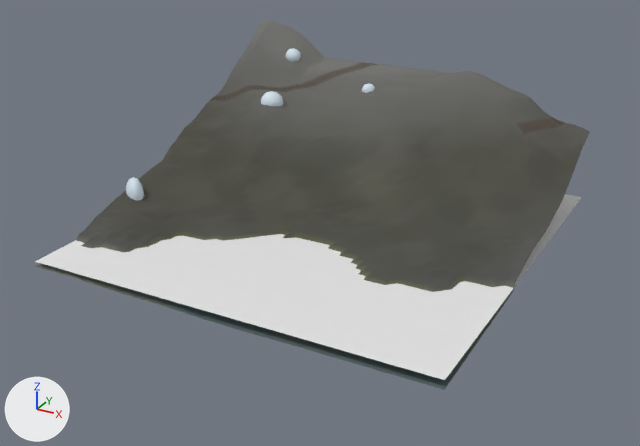
The glTF model eloria-assets/maps/continent-v2/whitepeak/client/chunks/12_13/world.glb as it was, and as the next commit left it.
Camera for both pictures: a camera (50 mm lens) standing at (321.4, -475.6, 86.1) and looking at (232.8, -314.3, 5.5). The axes (+X, +Y, +Z) are drawn at lower left. The lights are the same throughout. The older version comes first. Where no turn or scale is listed for an object, it has been applied to the vertices. Vertices at exactly the same position are counted once.

Objects in the first picture: 'AuthoredGround_whitepeakBase_whitepeak_12_13', 'Prop_serac_0039.001', 'Prop_serac_0076.003', 'Prop_serac_0076.005', 'Terrain_whitepeak_12_13', 'Water_whitepeak_12_13' and 1 more.
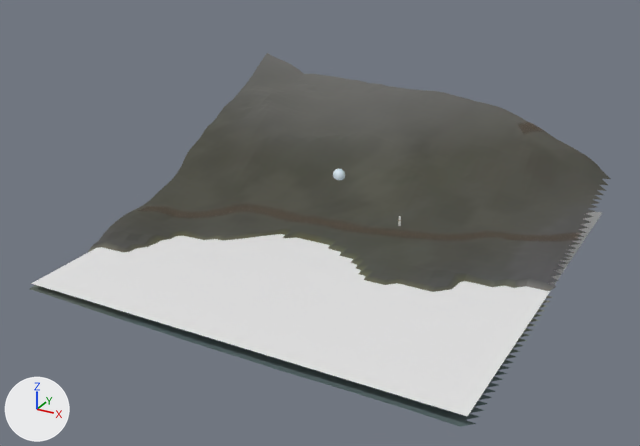
ob_prop_serac_0076 is not drawn itself; it is the parent of ob_prop_serac_0076_001.

Pixel boxes (x1, y1, x2, y2) of what changed, in the pictures (640 x 446 px; the box of a moved part takes in the faces that stretch with it):
'AuthoredGround_whitepeakBase_whitepeak_12_13', reshaped
    before: (36, 20, 590, 390)
    after: (30, 57, 610, 427)
'Water_whitepeak_12_13', mesh moved
    before: (35, 194, 582, 380)
    after: (31, 212, 602, 416)
'Terrain_whitepeak_12_13', reshaped
    before: (72, 141, 586, 386)
    after: (30, 53, 454, 425)
'Prop_serac_0076.001', moved
    before: (261, 91, 283, 106)
    after: (333, 168, 345, 180)
'Prop_serac_0039.001', deleted
    before: (126, 177, 144, 200)
'Prop_serac_0076.003', deleted
    before: (285, 48, 301, 61)
'Prop_serac_0076.005', deleted
    before: (362, 83, 375, 93)
part 3 of me_authoredground_whitepeakbase_whitepeak_12_13, moved or reshaped
    before: (36, 20, 590, 272)
    after: (30, 153, 610, 427)

Diff of the bpy script that builds the scene:
```diff
--- a/eloria-assets/maps/continent-v2/whitepeak/client/chunks/12_13/world.glb.py
+++ b/eloria-assets/maps/continent-v2/whitepeak/client/chunks/12_13/world.glb.py
@@ me_terrain_whitepeak_12_13 @@
-me_terrain_whitepeak_12_13.from_pydata(...)  # 2401 vertices, 4608 faces; spans x 1533.0..1629.0, y -5973.0..-5877.0, z -2.1..36.8
+me_terrain_whitepeak_12_13.from_pydata(...)  # 2401 vertices, 4608 faces; spans x 1539.0..1635.0, y -5981.0..-5885.0, z -2.4..29.3
+# me_terrain_whitepeak_12_13 part 1: 2401 of 2401 vertices moved; they spanned x 1533.0..1629.0, y -5973.0..-5877.0, z -2.1..36.8 and now span x 1539.0..1635.0, y -5981.0..-5885.0, z -2.4..29.3; mean shift (6.0, -8.0, -2.8)
 me_terrain_whitepeak_12_13.materials.append(mat_continental_ground)
@@ me_water_whitepeak_12_13 @@
-me_water_whitepeak_12_13.from_pydata(...)  # 4 vertices, 2 faces; spans x 1533.0..1629.0, y -5973.0..-5877.0, z 0.0
+me_water_whitepeak_12_13.from_pydata(...)  # 4 vertices, 2 faces; spans x 1540.0..1636.0, y -5981.0..-5885.0, z 0.0
+# me_water_whitepeak_12_13 part 2: the whole mesh is moved by (7.0, -8.0, 0.0)
 me_water_whitepeak_12_13.materials.append(mat_water_sea)
@@ me_authoredground_whitepeakbase_whitepeak_12_13 @@
-me_authoredground_whitepeakbase_whitepeak_12_13.from_pydata(...)  # 2401 vertices, 4608 faces; spans x 1533.0..1629.0, y -5973.0..-5877.0, z -2.1..36.8
+me_authoredground_whitepeakbase_whitepeak_12_13.from_pydata(...)  # 2448 vertices, 4608 faces; spans x 1539.0..1637.0, y -5981.0..-5885.0, z -2.4..28.5
+# me_authoredground_whitepeakbase_whitepeak_12_13 part 3: 332 vertices removed from x 1533.0..1629.0, y -5973.0..-5877.0, z -1.2..36.8; 379 vertices added at x 1539.0..1637.0, y -5981.0..-5885.0, z -2.4..13.7
 me_authoredground_whitepeakbase_whitepeak_12_13.materials.append(mat_authored_whitepeakbase)
@@ ob_prop_serac_0039_001 @@
-ob_prop_serac_0039_001 = bpy.data.objects.new('Prop_serac_0039.001', me_serac_4)
@@ ob_prop_serac_0076 @@
 ob_prop_serac_0076 = bpy.data.objects.new('Prop_serac_0076', None)
-ob_prop_serac_0076.parent = ob_authored_lf_biomes_outcrop_0007_0_b7598deeb9c9_whitepeak_0009
+ob_prop_serac_0076.parent = ob_authored_lf_biomes_outcrop_0007_0_b7598deeb9c9_whitepeak_0023
 ob_prop_serac_0076.location = (0.0, 0.0, 0.0)
@@ ob_prop_serac_0076_003 @@
-ob_prop_serac_0076_003 = bpy.data.objects.new('Prop_serac_0076.003', me_serac_2)
@@ ob_prop_serac_0076_005 @@
-ob_prop_serac_0076_005 = bpy.data.objects.new('Prop_serac_0076.005', me_serac_2)
@@ ob_authored_lf_biomes_outcrop_0007_0_b7598deeb9c9_whitepeak_0023 @@
+ob_authored_lf_biomes_outcrop_0007_0_b7598deeb9c9_whitepeak_0023 = bpy.data.objects.new('Authored_lf_biomes_outcrop_0007_0_b7598deeb9c9_whitepeak_0023', None)
+ob_authored_lf_biomes_outcrop_0007_0_b7598deeb9c9_whitepeak_0023.parent = ob_authored_lf_biomes_kit_snowy_juniper_shrub_1_whitepeak_0390_worldplacement
+ob_authored_lf_biomes_outcrop_0007_0_b7598deeb9c9_whitepeak_0023.location = (225.9, -292.0, 8.315)
+ob_authored_lf_biomes_outcrop_0007_0_b7598deeb9c9_whitepeak_0023.rotation_euler = (0.0, 0.0, -0.828)  # degrees (0, 0, -47)
+ob_authored_lf_biomes_outcrop_0007_0_b7598deeb9c9_whitepeak_0023.scale = (0.804, 0.804, 0.804)
```
